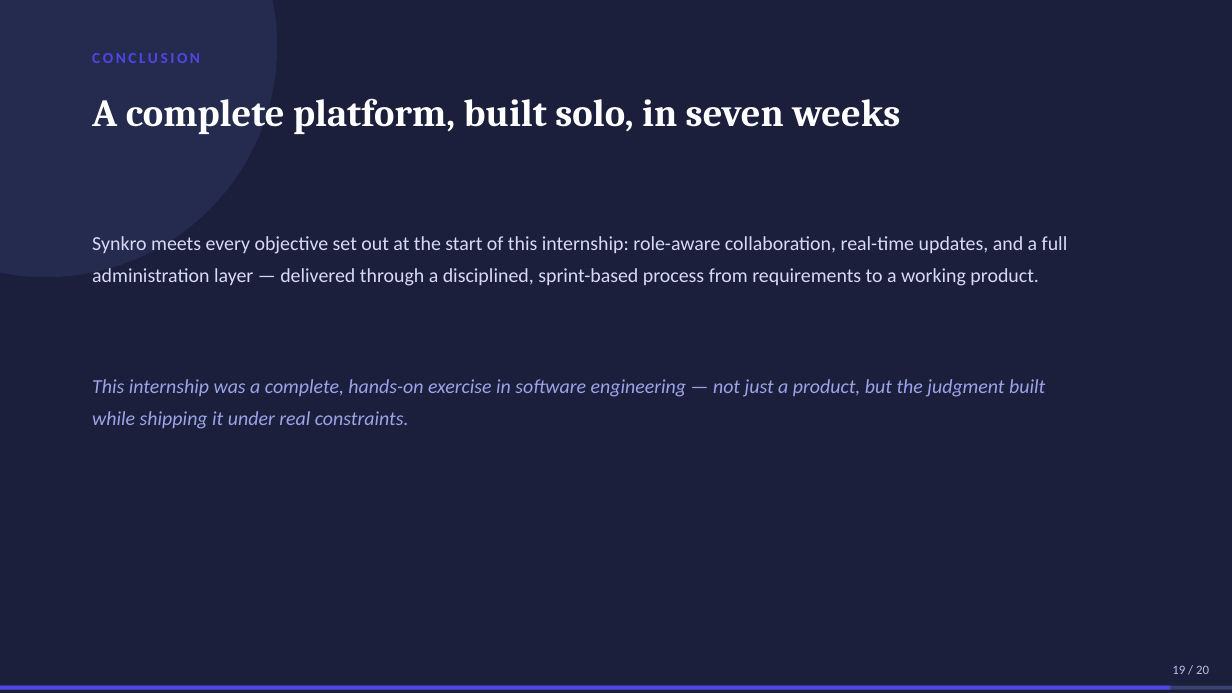
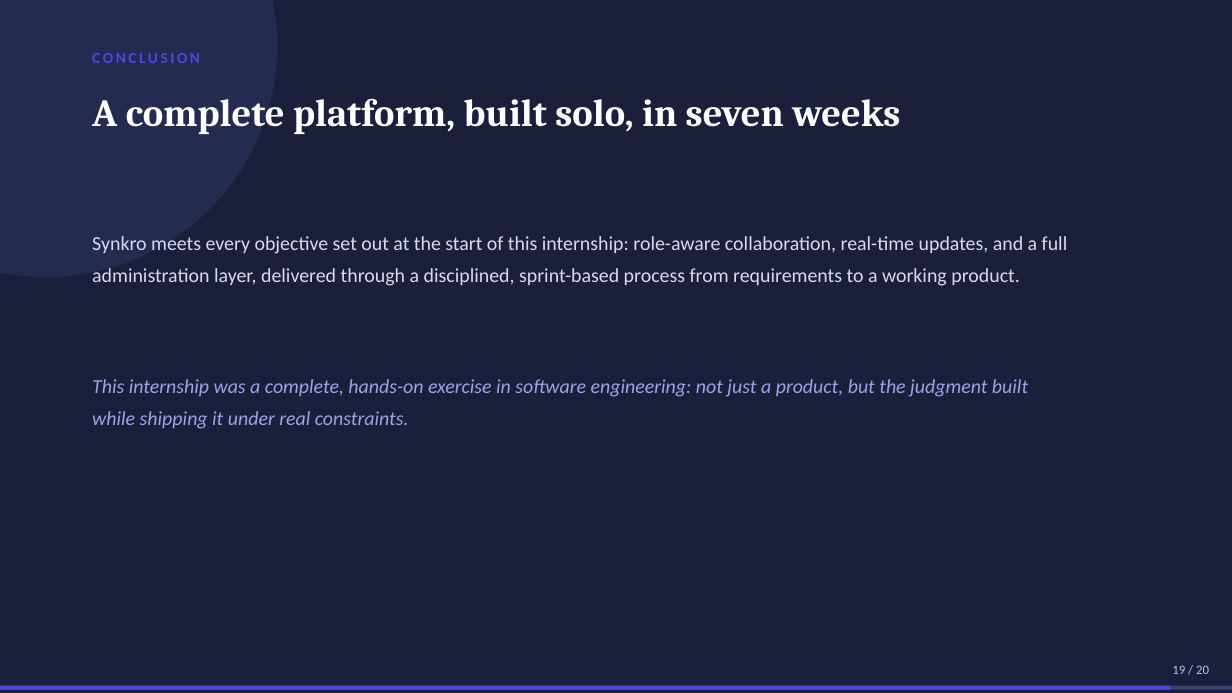
Before and after one commit to domdomxy/synkro, a slide deck: slide 19 of Synkro_PFA_Defense.pptx. Drawn at 1232x693 pixels with LibreOffice and Linux fonts; fonts in the diff are those of the drawing. Boxes give left, top, right and bottom in pixels: in the first picture for what was removed or moved away, otherwise in the second. Text is boxed around its words. In the diff, an @@ line names an element or a change of style, - is before the commit and + after.

```diff
--- a/Synkro_PFA_Defense.pptx
+++ b/Synkro_PFA_Defense.pptx
@@ text at <box>92,236,1068,286</box>: text changed @@
-Synkro meets every objective set out at the start of this internship: role-aware collaboration, real-time updates, and a full administration layer — delivered through a disciplined, sprint-based process from requirements to a working product.
+Synkro meets every objective set out at the start of this internship: role-aware collaboration, real-time updates, and a full administration layer, delivered through a disciplined, sprint-based process from requirements to a working product.
@@ text at <box>92,379,1028,429</box>: text changed @@
-This internship was a complete, hands-on exercise in software engineering — not just a product, but the judgment built while shipping it under real constraints.
+This internship was a complete, hands-on exercise in software engineering: not just a product, but the judgment built while shipping it under real constraints.
```
Also in this commit, not shown: 11 other slides changed.
